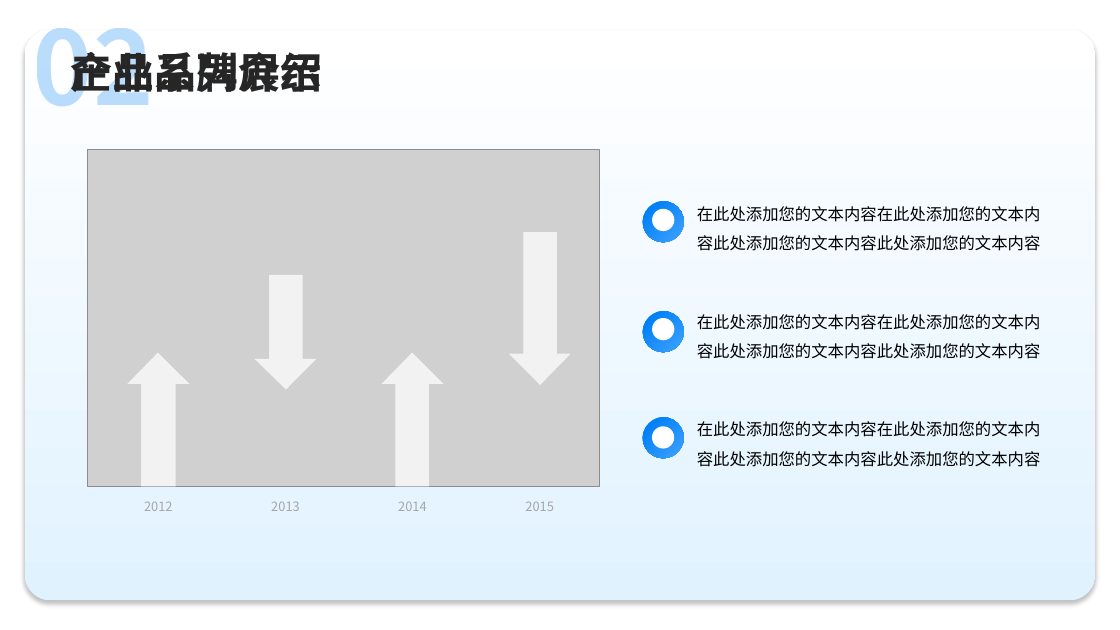
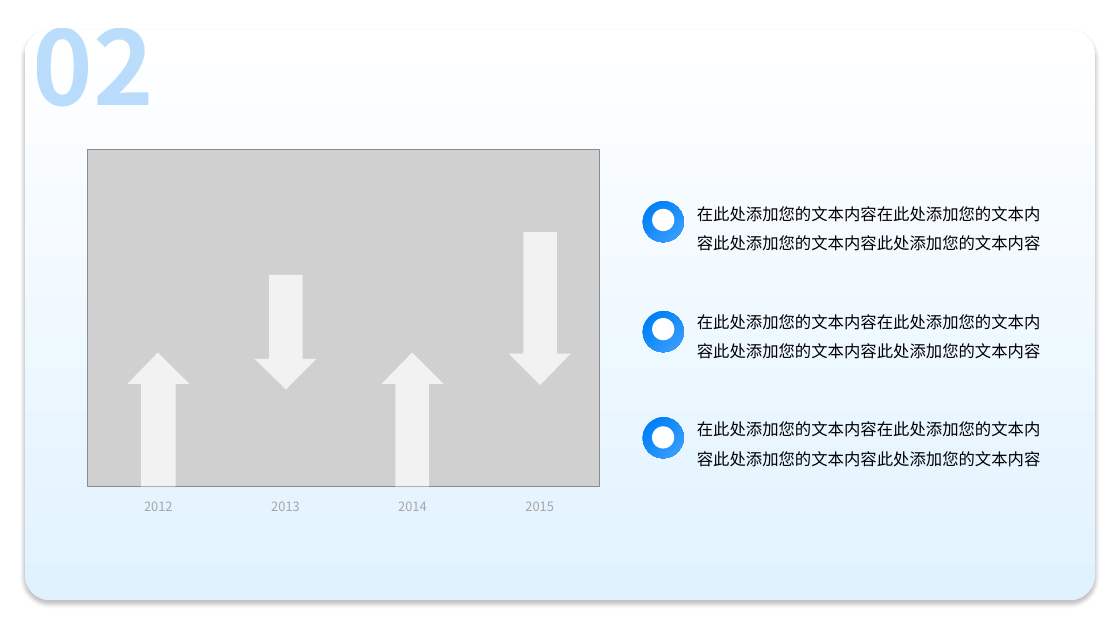
Before and after one commit to Anionex/PPTAgent, a slide deck: slide 11 of pptagent/templates/brand/source.pptx. Drawn at 1120x630 pixels with LibreOffice and Linux fonts; fonts in the diff are those of the drawing; grey boxes stand for pictures; background and template pictures are left out. Boxes give left, top, right and bottom in pixels: in the first picture for what was removed or moved away, otherwise in the second. Text is boxed around its words. In the diff, an @@ line names an element or a change of style, - is before the commit and + after.

```diff
--- a/pptagent/templates/brand/source.pptx
+++ b/pptagent/templates/brand/source.pptx
@@ text removed at box(71, 46, 323, 99) @@
-产品系列展示
@@ text removed at box(71, 46, 323, 99) @@
-企业品牌介绍
```
Also in this commit, not shown: 19 other slides changed, 44 other files.
